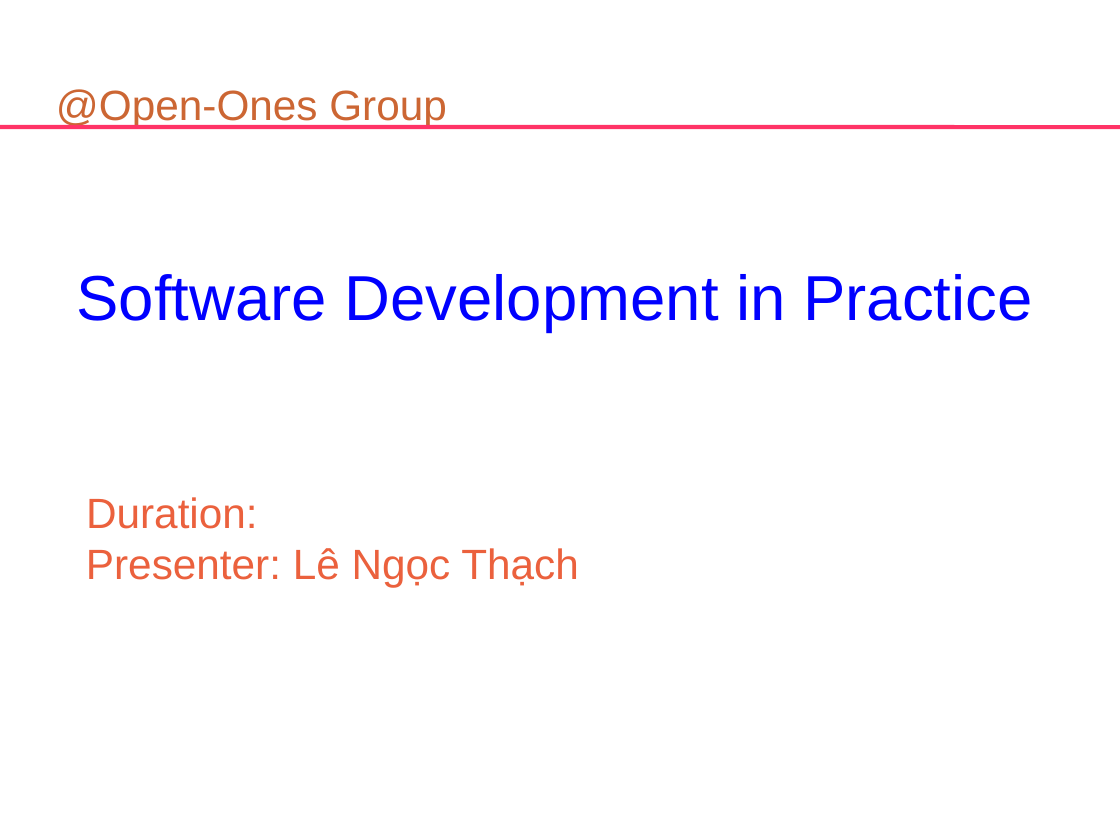
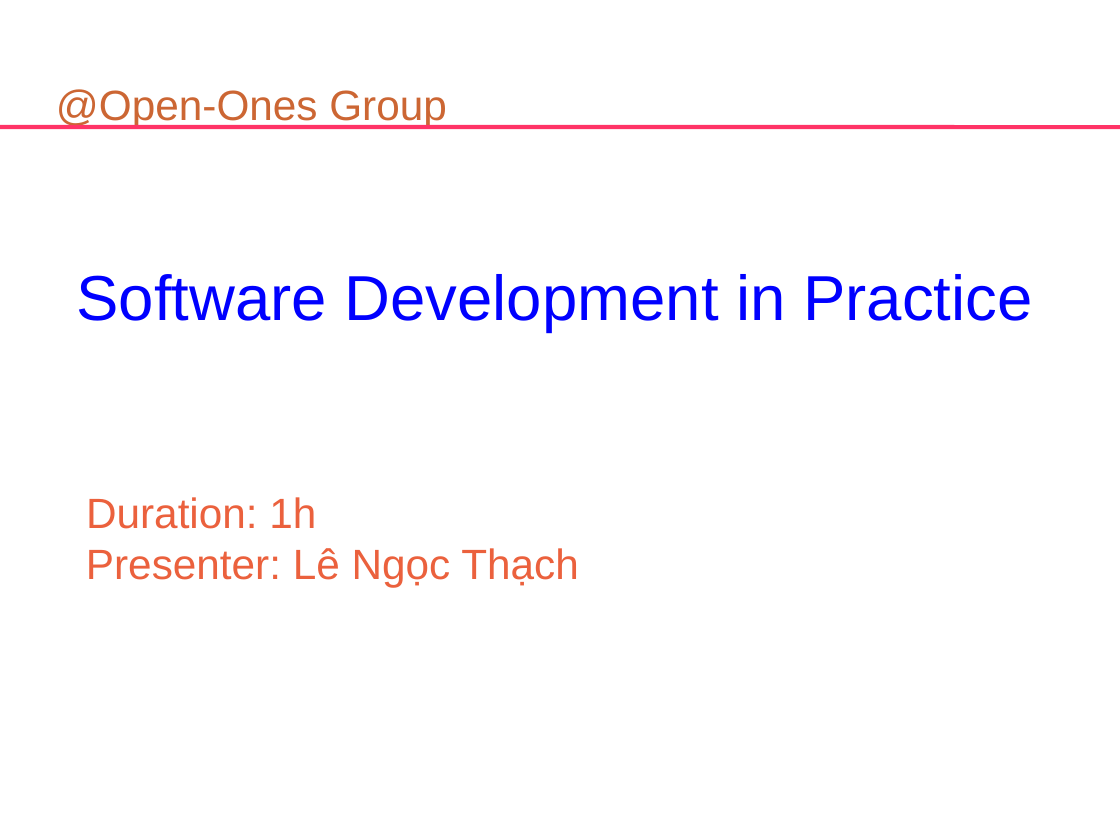
Before and after one commit to shindo59/open-ones, a slide deck: slide 1 of trunk/SDP/Wip/Document/Slide/SDP_SDLC.odp. Drawn at 1120x840 pixels with LibreOffice and Linux fonts; fonts in the diff are those of the drawing. Boxes give left, top, right and bottom in pixels: in the first picture for what was removed or moved away, otherwise in the second. Text is boxed around its words. In the diff, an @@ line names an element or a change of style, - is before the commit and + after.

```diff
--- a/trunk/SDP/Wip/Document/Slide/SDP_SDLC.odp
+++ b/trunk/SDP/Wip/Document/Slide/SDP_SDLC.odp
@@ subtitle at <box>86,497,316,529</box>: text changed @@
-Duration:
+Duration: 1h
```
Also in this commit, not shown: 5 other slides changed, 5 slides added, 2 slides removed, 2 other files.
